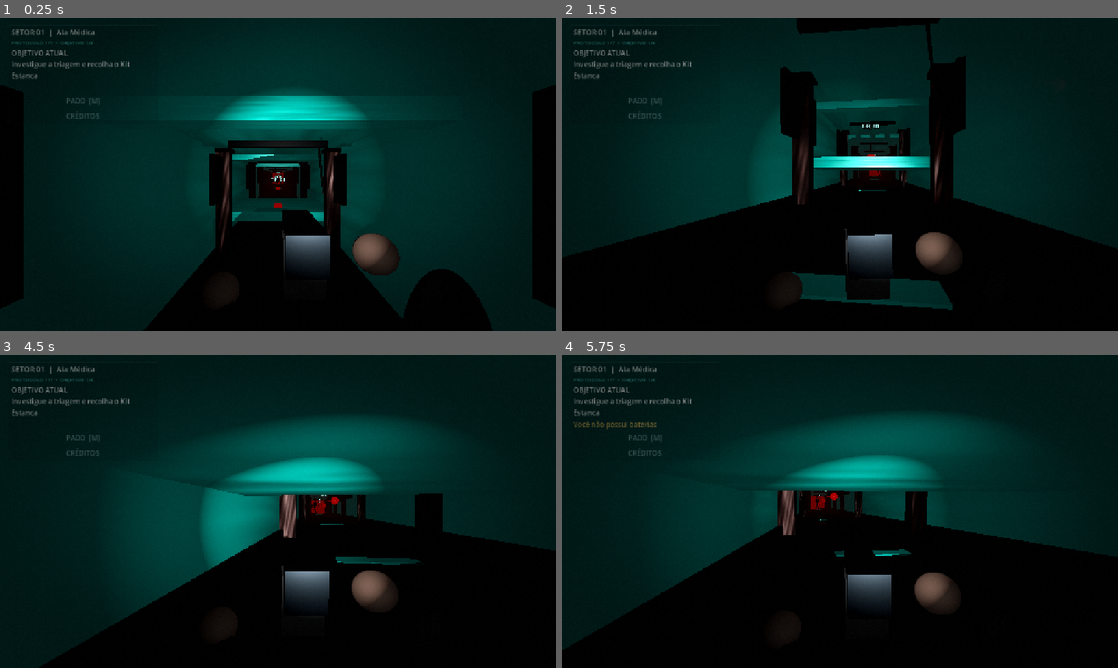
Above: before the commit, frames 1-4 (two rows, left to right).
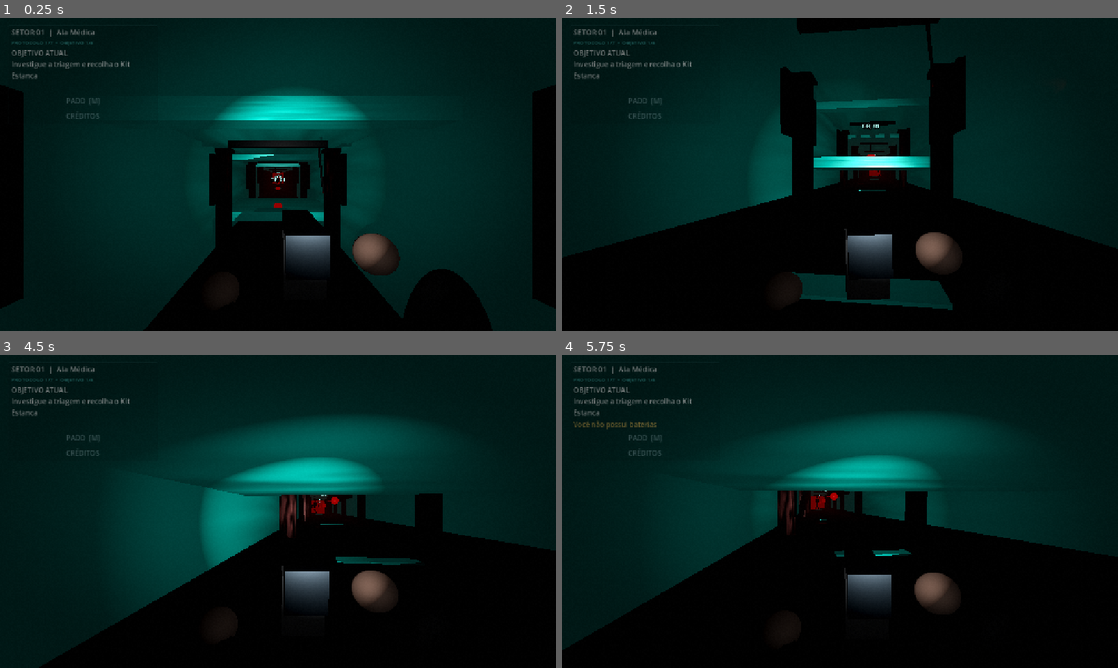
Above: after the commit, the same moments.

Repository: Dracko8891/NEWBORN
Game: Godot game, scene res://scenes/main.tscn
Two runs of this game, one before a commit and one after it. Both use one fixed random seed, a clock stepped at 60 frames per second and the inputs below.
Inputs (mouse positions are in pixels of both pictures, inside the frame that each line leads up to):
- Up to frame 1 (0.25 s): no input
- Up to frame 2 (1.5 s): tap Enter at 0.5 s; move the mouse to (867, 174) at 0.52 s; hold C (crouch) 0.53-1.28 s; hold W (move_forward) from 0.53 s (still down); click (867, 174) at 0.67 s; move the mouse to (812, 174) at 1.27 s; tap X (dynamo) at 1.35 s
- Up to frame 3 (4.5 s): keep holding W (move_forward); move the mouse to (289, 505) at 2.02 s; hold L (flashlight) 2.03-2.78 s; move the mouse to (272, 517) at 2.77 s; tap F (interact) at 2.85 s; click (272, 517) at 2.92 s; move the mouse to (316, 514) at 3.52 s; tap Ctrl (slide) at 3.6 s; move the mouse to (233, 508) at 4.27 s; tap Shift (sprint) at 4.35 s
- Up to frame 4 (5.75 s): keep holding W (move_forward); move the mouse to (845, 511) at 5.02 s; hold B (use_battery) from 5.03 s (still down); click (845, 511) at 5.17 s

The runs differ from the first frame. In frame 1, 0.4% of the frame differs, in the area x 38-61%, y 42-74%; in frame 2, 0.4%; in frame 3, 0.3%; in frame 4, 0.3%.

Commit message:
Align shared PBR kit and 64-degree camera with panic telemetry

Diff:
--- a/chapters/campaign_level.gd
+++ b/chapters/campaign_level.gd
@@ -228,7 +228,7 @@
 func _build_global_architecture_kit() -> void:
 	# Reusable low-poly industrial detail pass shared by all seven sectors.
 	var wall_mat := _chapter_material(chapter_number, false)
-	var metal_mat: StandardMaterial3D = load("res://systems/procedural_pbr.gd").material_for(chapter_number, "metal")
+	var metal_mat: StandardMaterial3D = load("res://systems/horror_visual_director.gd").material_for(chapter_number, "metal")
 	var accent := _chapter_accent(chapter_number)
 	var trim := StandardMaterial3D.new()
 	trim.albedo_color = Color(0.075, 0.085, 0.09)
--- a/scenes/player.tscn
+++ b/scenes/player.tscn
@@ -23,7 +23,7 @@
 
 [node name="Camera3D" type="Camera3D" parent="Head"]
 current = true
-fov = 70.0
+fov = 64.0
 
 [node name="InteractRay" type="RayCast3D" parent="Head/Camera3D"]
 target_position = Vector3(0, 0, -2.6)
--- a/systems/horror_atmosphere.gd
+++ b/systems/horror_atmosphere.gd
@@ -81,17 +81,11 @@
 	float edge = smoothstep(0.22, 0.78, length(centered) * 1.38);
 	vec2 direction = normalize(centered + vec2(0.0001));
 	vec2 radial_step = -centered * radial_blur * 0.075;
-	vec3 scene = vec3(0.0);
-	for (int i = 0; i < 5; i++) {
-		float t = float(i) / 4.0;
-		scene += texture(screen_texture, uv + radial_step * t).rgb;
-	}
-	scene /= 5.0;
 	float shift = chromatic * edge * 0.0035;
 	vec3 col;
-	col.r = texture(screen_texture, uv + direction * shift).r;
-	col.g = scene.g;
-	col.b = texture(screen_texture, uv - direction * shift).b;
+	col.r = texture(screen_texture, uv + direction * shift + radial_step).r;
+	col.g = texture(screen_texture, uv).g;
+	col.b = texture(screen_texture, uv - direction * shift + radial_step * 2.0).b;
 	float noise = hash21(floor(uv * vec2(1280.0, 720.0) + clock * 37.0));
 	float grain = (noise - 0.5) * grain_strength;
 	float scan = sin(uv.y * 920.0 + clock * 2.0) * crt_scan * 0.025;
--- a/tests/horror_atmosphere_test.gd
+++ b/tests/horror_atmosphere_test.gd
@@ -30,5 +30,7 @@
 	assert(hunter.get_node_or_null("PorcelainTorso") != null, "Organic Newborn torso must exist.")
 	assert(hunter.get_node_or_null("SealedSkull/DoubleJaw") != null, "Double jaw must exist.")
 	assert(atmosphere.get_node_or_null("FloatingSpores") != null, "Low-count dust particles must exist.")
+	assert(atmosphere.get_node_or_null("DeveloperPanicEventRecorder") != null, "Developer panic telemetry must exist.")
+	assert(is_equal_approx(camera.fov, 64.0), "Default camera FOV must be 64 degrees.")
 	print("NEWBORN cinematic atmosphere / viewmodel / organic hunter test: PASS")
 	quit(0)
